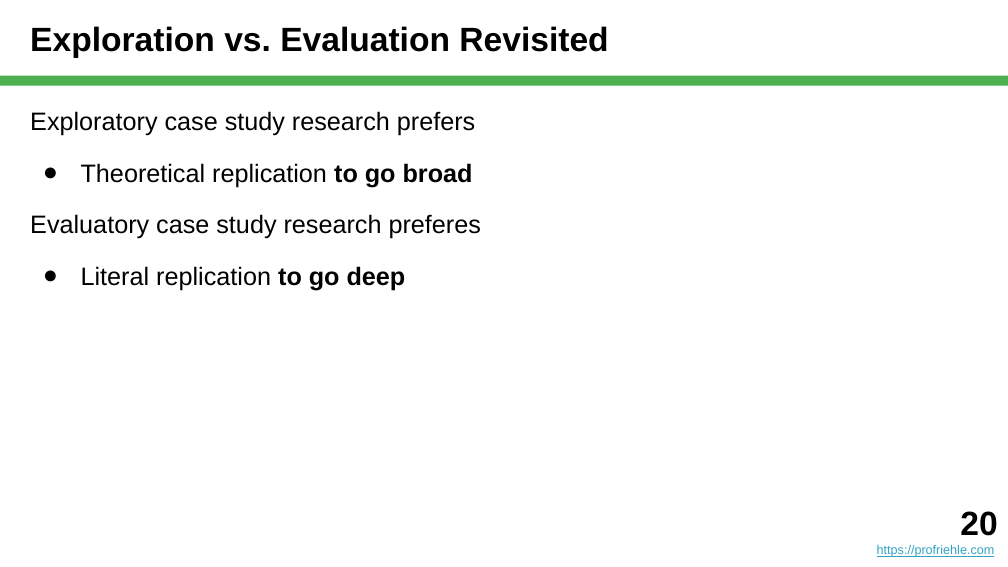
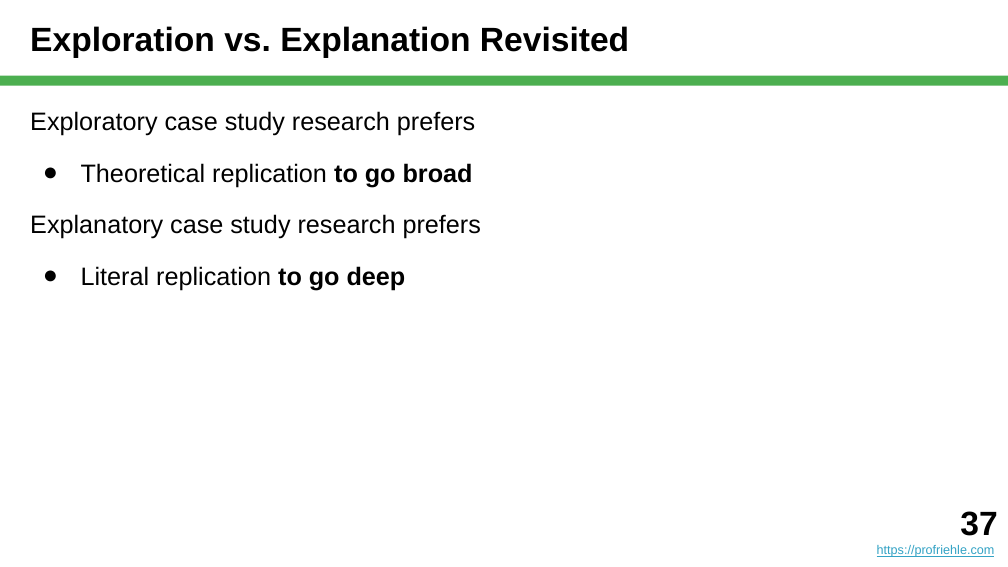
Before and after one commit to dirkriehle/nyt-course, a slide deck: slide 37 of Lecture slides/NYT C05 - Case Study Research.pptx (slide 20 before the commit). Drawn at 1008x567 pixels with LibreOffice and Linux fonts; fonts in the diff are those of the drawing. Boxes give left, top, right and bottom in pixels: in the first picture for what was removed or moved away, otherwise in the second. Text is boxed around its words. In the diff, an @@ line names an element or a change of style, - is before the commit and + after.

```diff
--- a/Lecture slides/NYT C05 - Case Study Research.pptx
+++ b/Lecture slides/NYT C05 - Case Study Research.pptx
@@ title at [30,26,629,58]: text changed @@
-Exploration vs. Evaluation Revisited
+Exploration vs. Explanation Revisited
@@ text at [30,214,481,239]: text changed @@
-Evaluatory case study research preferes
+Explanatory case study research prefers
@@ text at [960,511,997,536]: text changed @@
-20
+37
```
Also in this commit, not shown: 14 other slides changed, 21 slides added, 16 slides removed, 14 other files.
